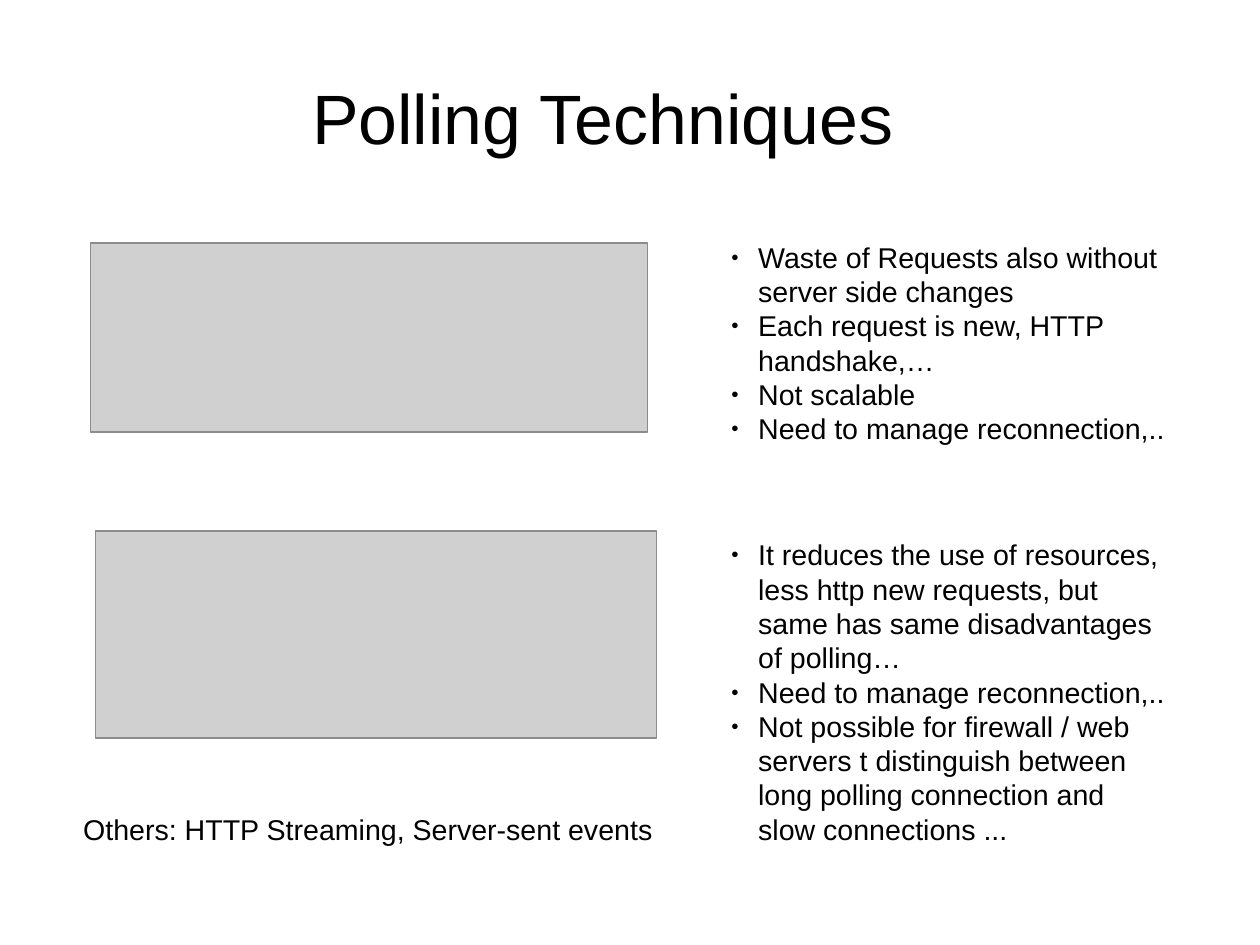
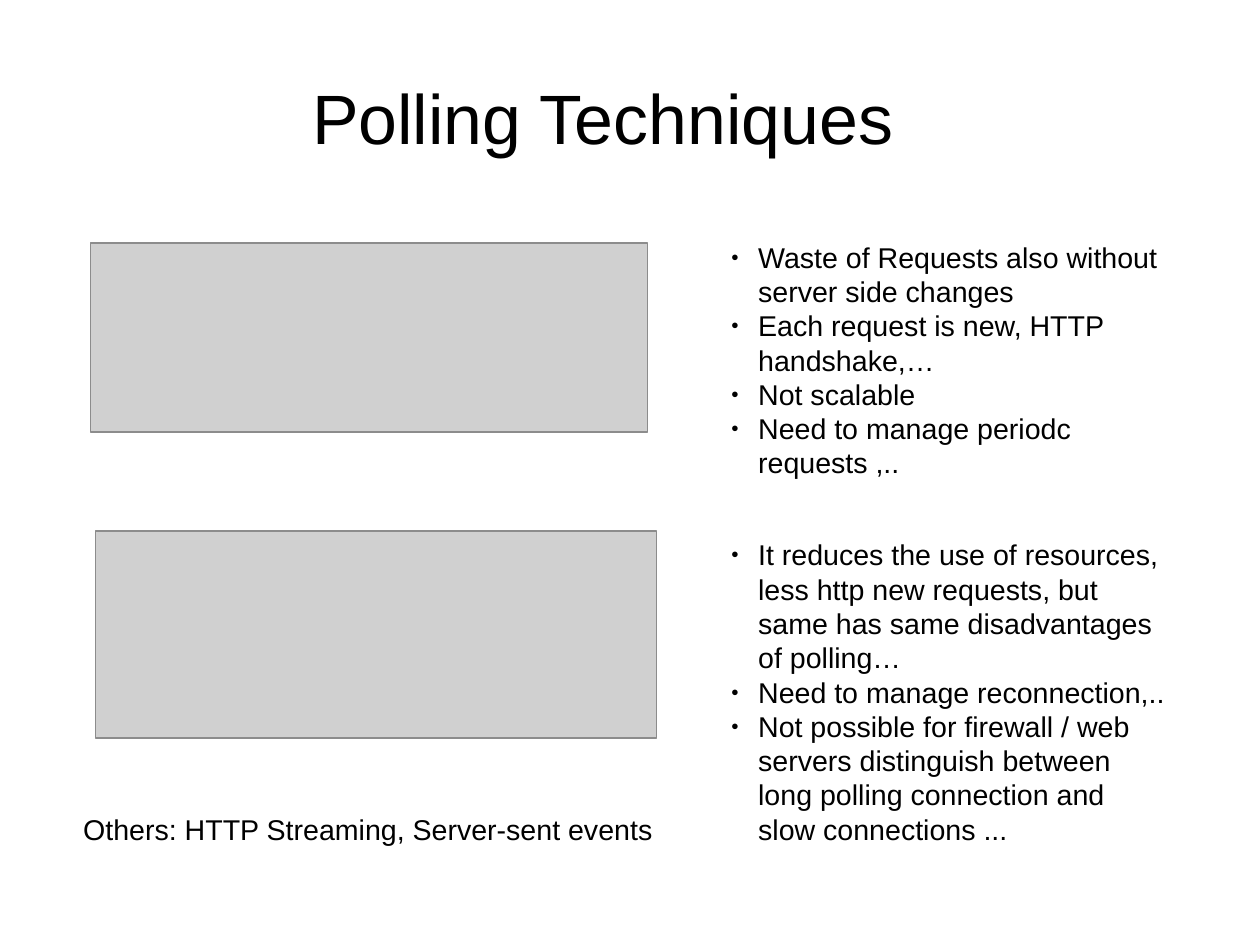
Before and after one commit to Tinvention/Training-websocket-with-spring, a slide deck: slide 5 of websocket-with-spring.odp. Drawn at 1260x945 pixels with LibreOffice and Linux fonts; fonts in the diff are those of the drawing; grey boxes stand for pictures; background and template pictures are left out. Boxes give left, top, right and bottom in pixels: in the first picture for what was removed or moved away, otherwise in the second. Text is boxed around its words. In the diff, an @@ line names an element or a change of style, - is before the commit and + after.

```diff
--- a/websocket-with-spring.odp
+++ b/websocket-with-spring.odp
@@ text at [758, 418, 1071, 479]: text changed @@
-● Need to manage reconnection,..
+● Need to manage periodc requests ,..
@@ text at [758, 716, 1129, 841]: text changed @@
-● Not possible for firewall / web servers t distinguish between long polling connection and slow connections ...
+● Not possible for firewall / web servers distinguish between long polling connection and slow connections ...
```
Also in this commit, not shown: 5 other slides changed, 1 slide added, 1 slide removed, 4 other files.
